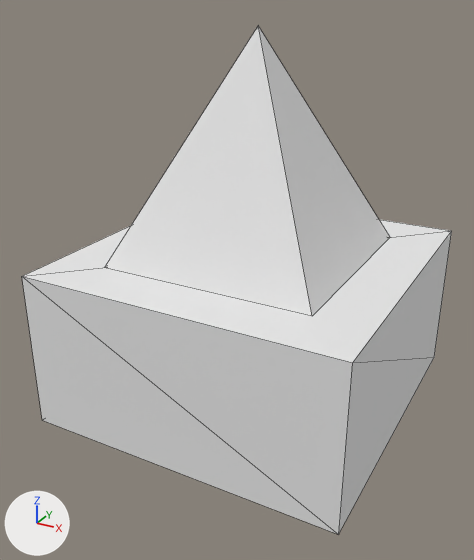
Renders of the OBJ model src/main/resources/assets/amethyst/models/block/connectorDemo.obj from each side of a commit.
Both versions are drawn from a 50 mm camera at (1.163, -0.796, 0.939) aimed at (0.486, 0.435, 0.323). Arrows for +X, +Y and +Z are at lower left; the lights stay in place. Mesh edges are drawn as thin lines. Where no turn or scale is listed for an object, it has been applied to the vertices.

The scene before the commit, as lines of its bpy script (objects in view):
```python
mat_none = principled_material('None')
mat_none.base_color = (0.8, 0.8, 0.8)  # white #e7e7e7
mat_none.roughness = 1.0
me_connectordemo = bpy.data.meshes.new('connectorDemo')
me_connectordemo.from_pydata(...)  # 13 vertices, 18 faces; spans x 0.125..0.875, y 0.125..0.875, z 0.0..0.875
me_connectordemo.materials.append(mat_none)  # white #e7e7e7
ob_connectordemo = bpy.data.objects.new('connectorDemo', me_connectordemo)
ob_connectordemo.location = (0.0, 0.0, 0.0)
```
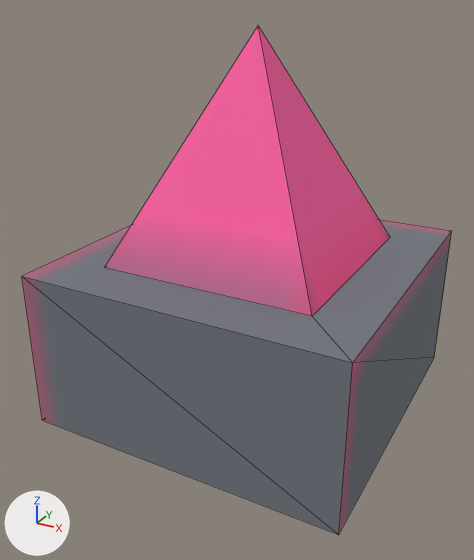
The newer file is also turned or shifted as a whole; pictures and numbers use the older file's frame.

Pixel boxes (x1, y1, x2, y2) of what changed, in the pictures (474 x 560 px):
'connectorDemo', surface changed, mesh turned: (22, 26, 452, 535) in both

The change, as a diff of the scene's bpy script:
```diff
--- a/src/main/resources/assets/amethyst/models/block/connectorDemo.obj.py
+++ b/src/main/resources/assets/amethyst/models/block/connectorDemo.obj.py
@@ img_connectordemo @@
+img_connectordemo = load_image('connectorDemo', '../../textures/blocks/connectorDemo.png', 16, 16, 'sRGB')
@@ mat_none @@
 mat_none = principled_material('None')
-mat_none.base_color = (0.8, 0.8, 0.8)  # white #e7e7e7
+mat_none.texture = img_connectordemo
 mat_none.roughness = 1.0
@@ me_connectordemo @@
 me_connectordemo.from_pydata(...)  # 13 vertices, 18 faces; spans x 0.125..0.875, y 0.125..0.875, z 0.0..0.875
 # used by ob_connectordemo; location = (0.0, 0.0, 0.0)
+# me_connectordemo part 1: the whole mesh is turned -90 degrees about the z axis through its middle
 me_connectordemo.materials.append(mat_none)
```
